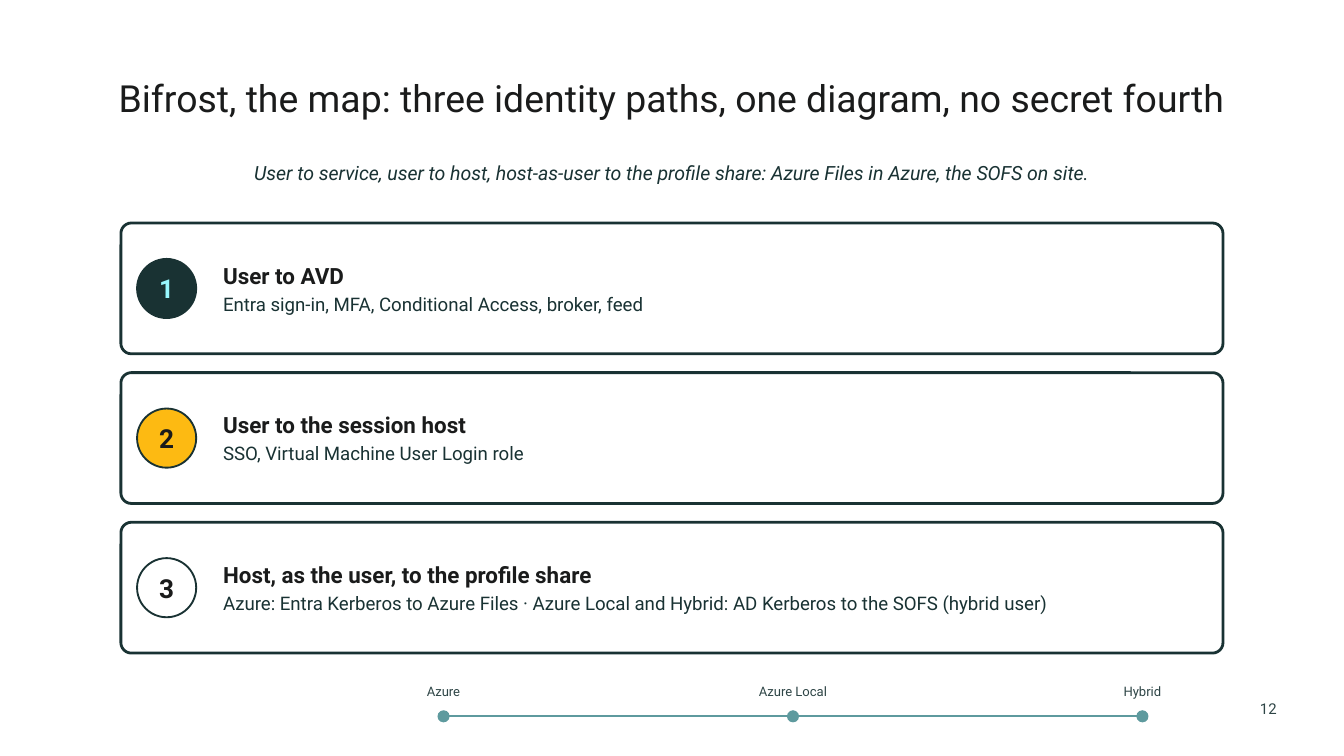
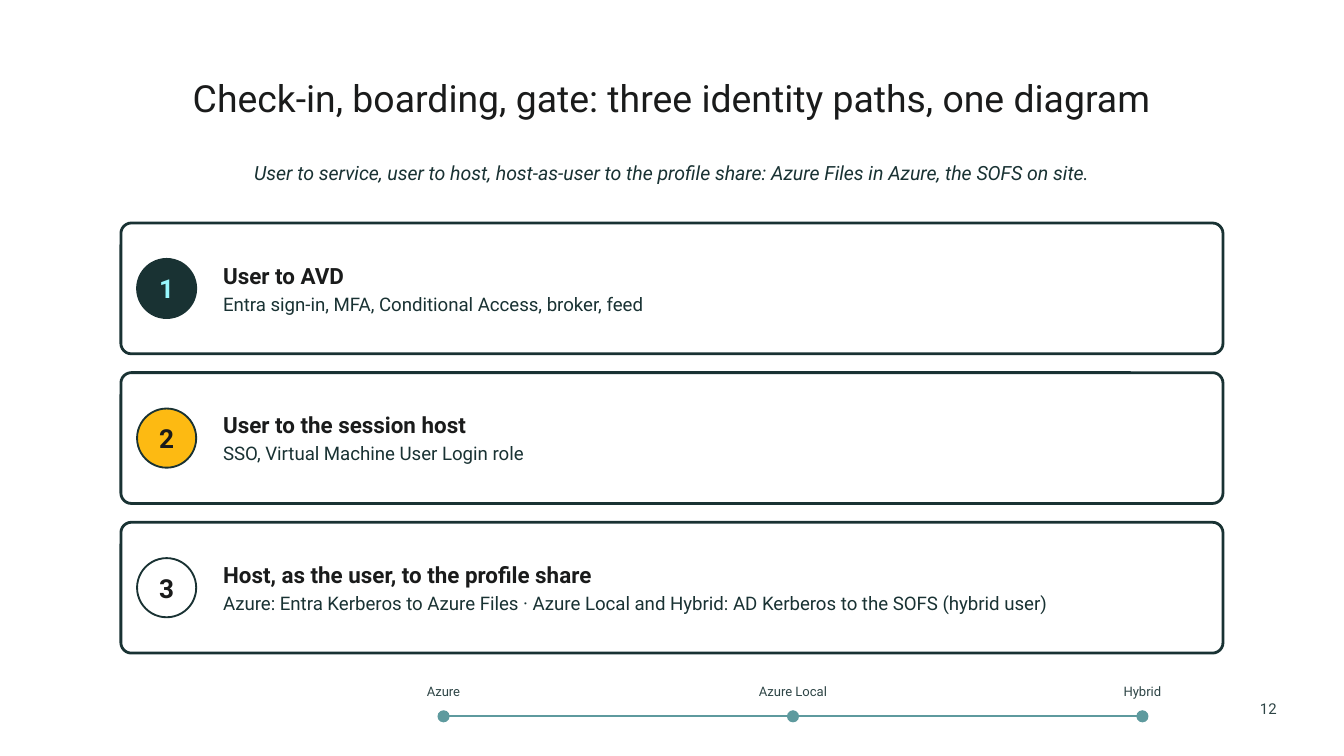
Before and after one commit to thisismydemo/nic2026_avd, a slide deck: slide 12 of presentation/AVD_Anywhere_NIC2026.pptx. Drawn at 1344x756 pixels with LibreOffice and Linux fonts; fonts in the diff are those of the drawing; background and template pictures are left out. Boxes give left, top, right and bottom in pixels: in the first picture for what was removed or moved away, otherwise in the second. Text is boxed around its words. In the diff, an @@ line names an element or a change of style, - is before the commit and + after.

```diff
--- a/presentation/AVD_Anywhere_NIC2026.pptx
+++ b/presentation/AVD_Anywhere_NIC2026.pptx
@@ title at (x1=193, y1=84, x2=1151, y2=120): text changed @@
-Bifrost, the map: three identity paths, one diagram, no secret fourth
+Check-in, boarding, gate: three identity paths, one diagram
```
Also in this commit, not shown: 26 other slides changed, 33 other files.
